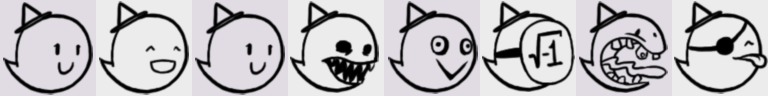
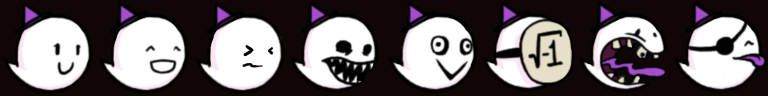
Layers edited between the first and the second 768 x 96 image:
renamed "Paint Layer 1(pasted)" to "Outline", painted on it over [0,0,768,96]
added layer "Color" above "Background_dark" over [0,0,768,96]
added layer "Background_dark" above "Background" over [0,0,768,96]
painted on "Background" over [0,0,768,96]
